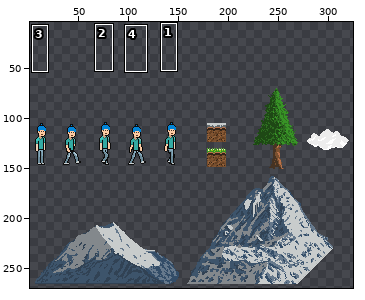
File history of a sprite sheet, L20_Platformer/assets/sprites/export/export_movement/allSprites.png. Above, an overview of the earlier version with the close-up marked.
Close-up. Before the commit:
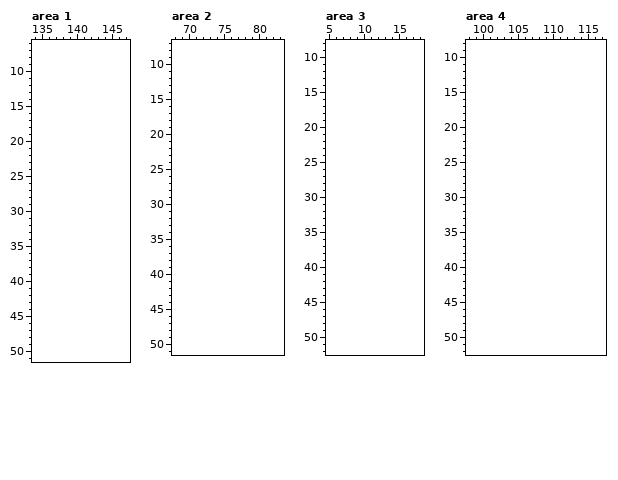
The file is 327x211 pixels. Pixels under 10% opacity are left out. Colours within 5 levels of each other are drawn and written as one. Shown: area 1: x 134..147, y 6..51; area 2: x 68..83, y 7..51; area 3: x 5..18, y 8..52; area 4: x 98..117, y 8..52. The old version is drawn lined up with the new one, on the new canvas. The wide view leaves out empty margins. The commit also changed other parts of the picture, which this record leaves out.
New version:
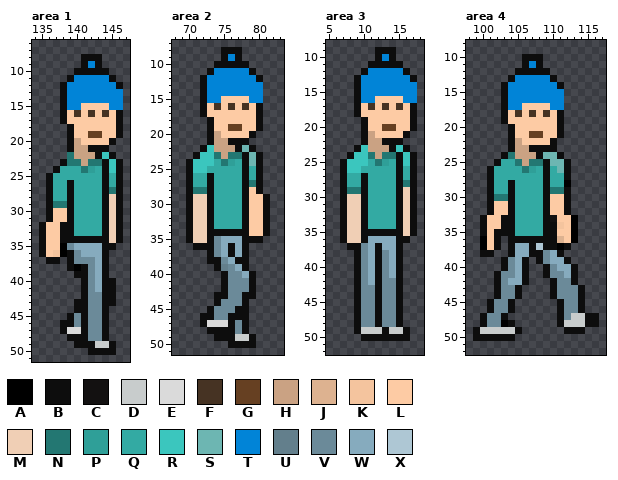
Palette (. is transparent): A #000000  B #0d0d0d  C #131111  D #c8cccc  E #dadada  F #463323  G #664022  H #caa283  J #ddb290  K #f4c49e  L #fdcba4  M #f0cfb5  N #237772  P #2f9f98  Q #33aaa3  R #3bc6be  S #6db6b2  T #0184d7  U #637f8c  V #6b8a99  W #86abbe  X #aec7d4
The exact change:
canvas 327x211 -> 327x279, the old top-left corner now at 0,63
--- area 1
@@ x 134..147 @@
  7 ..............
- 8 ..............
- 9 ..............
-10 ..............
-11 ..............
-12 ..............
-13 ..............
-14 ..............
-15 ..............
-16 ..............
-17 ..............
-18 ..............
-19 ..............
-20 ..............
-21 ..............
-22 ..............
-23 ..............
-24 ..............
-25 ..............
-26 ..............
-27 ..............
-28 ..............
-29 ..............
-30 ..............
-31 ..............
-32 ..............
-33 ..............
-34 ..............
-35 ..............
-36 ..............
-37 ..............
-38 ..............
-39 ..............
-40 ..............
-41 ..............
-42 ..............
-43 ..............
-44 ..............
-45 ..............
-46 ..............
-47 ..............
-48 ..............
-49 ..............
-50 ..............
+ 8 .......BBB....
+ 9 .......BTB....
+10 ......BBBBB...
+11 .....BTTTTTB..
+12 ....BTTTTTTTB.
+13 ....BTTTTTTTT.
+14 ....BTTTTTTTT.
+15 ....BTTLLLLTT.
+16 ....BLFLFLFLB.
+17 ....BLLLLLLLB.
+18 .....BLLLLLLB.
+19 .....BLLGGLLB.
+20 .....BHLLLLB..
+21 .....BHHBBB...
+22 .....NHHHBRB..
+23 ....BNNHNNBRB.
+24 ...BQQQNPQBRB.
+25 ..BQQQQQQQBQB.
+26 ..BQQBQQQQBQB.
+27 ..BQQBQQQQBNB.
+28 ..BQQBQQQQBMB.
+29 ..BNNBQQQQBMB.
+30 ..BLLBQQQQBMB.
+31 ..BLLBQQQQBMB.
+32 .BLLBBQQQQBMB.
+33 .BLLBBQQQQBMB.
+34 .BLLBBBBBBBMB.
+35 .BLLAVWWWWBB..
+36 .BLKABVWWWB...
+37 ..BB.BVVVWB...
+38 .....BABVWB...
+39 ......BBVWB...
+40 .......BVWBB..
+41 .......BVWBB..
+42 .......BVVBB..
+43 ......BBVVBB..
+44 ......BBVVB...
+45 .....BVBVVB...
+46 ....BBVBVVB...
+47 ....BEEBVVB...
+48 .....BBBVVB...
+49 ......BBBDDB..
+50 ........BBBB..
 51 ..............
--- area 2
@@ x 68..83 @@
  7 ................
- 8 ................
- 9 ................
-10 ................
-11 ................
-12 ................
-13 ................
-14 ................
-15 ................
-16 ................
-17 ................
-18 ................
-19 ................
-20 ................
-21 ................
-22 ................
-23 ................
-24 ................
-25 ................
-26 ................
-27 ................
-28 ................
-29 ................
-30 ................
-31 ................
-32 ................
-33 ................
-34 ................
-35 ................
-36 ................
-37 ................
-38 ................
-39 ................
-40 ................
-41 ................
-42 ................
-43 ................
-44 ................
-45 ................
-46 ................
-47 ................
-48 ................
-49 ................
-50 ................
+ 8 .......BBB......
+ 9 .......BTB......
+10 ......BBBBB.....
+11 .....BTTTTTB....
+12 ....BTTTTTTTB...
+13 ....BTTTTTTTT...
+14 ....BTTTTTTTT...
+15 ....BTTLLLLTT...
+16 ....BLFLFLFLB...
+17 ....BLLLLLLLB...
+18 .....BLLLLLLB...
+19 .....BLLGGLLB...
+20 .....BHLLLLB....
+21 .....BHHBBB.....
+22 ....BRHHHBSB....
+23 ...BRRNHNNBSB...
+24 ..BRRRQNPQBSB...
+25 ..BRRQQQQQBQB...
+26 ..BQQBQQQQBQB...
+27 ..BQQBQQQQBNB...
+28 ..BNNBQQQQBLB...
+29 ..BMMBQQQQBLLB..
+30 ..BMMBQQQQBLLB..
+31 ..BMMBQQQQBLLB..
+32 ..BMMBQQQQBLLB..
+33 ..BMMBQQQQBLLB..
+34 ..BMMBBBBBBLLB..
+35 ..BMMBVWWWBBB...
+36 ...BBBVWBWB.....
+37 .....BVWBWB.....
+38 .....BBVWBB.....
+39 ......BUVWB.....
+40 .......BVVWB....
+41 .......BVVVB....
+42 .......BVVVB....
+43 ......BBVVBB....
+44 ......BVVVB.....
+45 .....BVVVBB.....
+46 ....BBVVBBB.....
+47 ....BEEEBVB.....
+48 .....BBBBVB.....
+49 ......BBBDDB....
+50 ........BBBB....
 51 ................
--- area 3
@@ x 5..18 @@
  8 ..............
- 9 ..............
-10 ..............
-11 ..............
-12 ..............
-13 ..............
-14 ..............
-15 ..............
-16 ..............
-17 ..............
-18 ..............
-19 ..............
-20 ..............
-21 ..............
-22 ..............
-23 ..............
-24 ..............
-25 ..............
-26 ..............
-27 ..............
-28 ..............
-29 ..............
-30 ..............
-31 ..............
-32 ..............
-33 ..............
-34 ..............
-35 ..............
-36 ..............
-37 ..............
-38 ..............
-39 ..............
-40 ..............
-41 ..............
-42 ..............
-43 ..............
-44 ..............
-45 ..............
-46 ..............
-47 ..............
-48 ..............
-49 ..............
-50 ..............
+ 9 .......BBB....
+10 .......BTB....
+11 ......BBBBB...
+12 .....BTTTTTB..
+13 ....BTTTTTTTB.
+14 ....BTTTTTTTT.
+15 ....BTTTTTTTT.
+16 ....BTTLLLLTT.
+17 ....BLFLFLFLB.
+18 ....BLLLLLLLB.
+19 .....BLLLLLLB.
+20 .....BLLGGLLB.
+21 .....BHLLLLB..
+22 .....BHHBBB...
+23 ....BRHHHBRB..
+24 ...BRRNHNNBRB.
+25 ..BRRRQNPQBRB.
+26 ..BRRQQQQQBQB.
+27 ..BQQBQQQQBQB.
+28 ..BQQBQQQQBNB.
+29 ..BNNBQQQQBMB.
+30 ..BMMBQQQQBMB.
+31 ..BMMBQQQQBMB.
+32 ..BMMBQQQQBMB.
+33 ..BMMBQQQQBMB.
+34 ..BMMBQQQQBMB.
+35 ..BMMBBBBBBMB.
+36 ..BMMBWWWWBB..
+37 ...BBVWBWWB...
+38 ....BVWBVWB...
+39 ....BVWBVWB...
+40 ....BVWBVWB...
+41 ....BVWBVWB...
+42 ....BVWBVVB...
+43 ....BVVBVVB...
+44 ....BVVBVVB...
+45 ....BVVBVVB...
+46 ....BVVBVVB...
+47 ....BVVBVVB...
+48 ....BVVBVVB...
+49 ....BDDDBDDB..
+50 .....BBBBBBB..
 51 ..............
--- area 4
@@ x 98..117 @@
  9 ....................
-10 ....................
-11 ....................
-12 ....................
-13 ....................
-14 ....................
-15 ....................
-16 ....................
-17 ....................
-18 ....................
-19 ....................
-20 ....................
-21 ....................
-22 ....................
-23 ....................
-24 ....................
-25 ....................
-26 ....................
-27 ....................
-28 ....................
-29 ....................
-30 ....................
-31 ....................
-32 ....................
-33 ....................
-34 ....................
-35 ....................
-36 ....................
-37 ....................
-38 ....................
-39 ....................
-40 ....................
-41 ....................
-42 ....................
-43 ....................
-44 ....................
-45 ....................
-46 ....................
-47 ....................
-48 ....................
-49 ....................
-50 ....................
+10 ........BBB.........
+11 ........BTB.........
+12 .......BBBBB........
+13 ......BTTTTTB.......
+14 .....BTTTTTTTB......
+15 .....BTTTTTTTT......
+16 .....BTTTTTTTT......
+17 .....BTTLLLLTT......
+18 .....BLFLFLFLB......
+19 .....BLLLLLLLB......
+20 ......BLLLLLLB......
+21 ......BLLGGLLB......
+22 ......BHLLLLB.......
+23 ......BHHBBBB.......
+24 .....BNHHHBSSB......
+25 ....BQQNHNNBSSB.....
+26 ...BQQQQNPQBQSB.....
+27 ...BQQQQQQQBQQB.....
+28 ...BQQBQQQQBQQA.....
+29 ...BQQBQQQQBNNB.....
+30 ...BNNBQQQQBLLB.....
+31 ...BLLBQQQQBLLB.....
+32 ...BLLBQQQQBLLB.....
+33 ..BLLBBQQQQBCLLA....
+34 ..BLLBBQQQQBBKLA....
+35 ..BLBBBQQQQBBLLA....
+36 ..ALB.BBBBBBBJLA....
+37 ..ALB.BWWBXBBAB.....
+38 ..BB..BWWBBVWB......
+39 .....BVWB.BVWWB.....
+40 .....BVWB..BVWWB....
+41 ....BVVWB..BVVWB....
+42 ....BVWWB...BVVB....
+43 ....BVVB....BVVVB...
+44 ....BVVB....BVVVB...
+45 ...BVVB......BVVB...
+46 ...BVVB......BVVB...
+47 ..BVVB.......BVDDBB.
+48 ..BVVAB......BDDDBB.
+49 .BDDDDDB......BBB...
+50 .BBBBBB.............
 51 ....................
Changed places in both close-ups, as pixel boxes (x1, y1, x2, y2):
added: (39, 54, 123, 355)
added: (186, 47, 270, 348)
added: (340, 47, 417, 341)
added: (473, 54, 599, 341)
